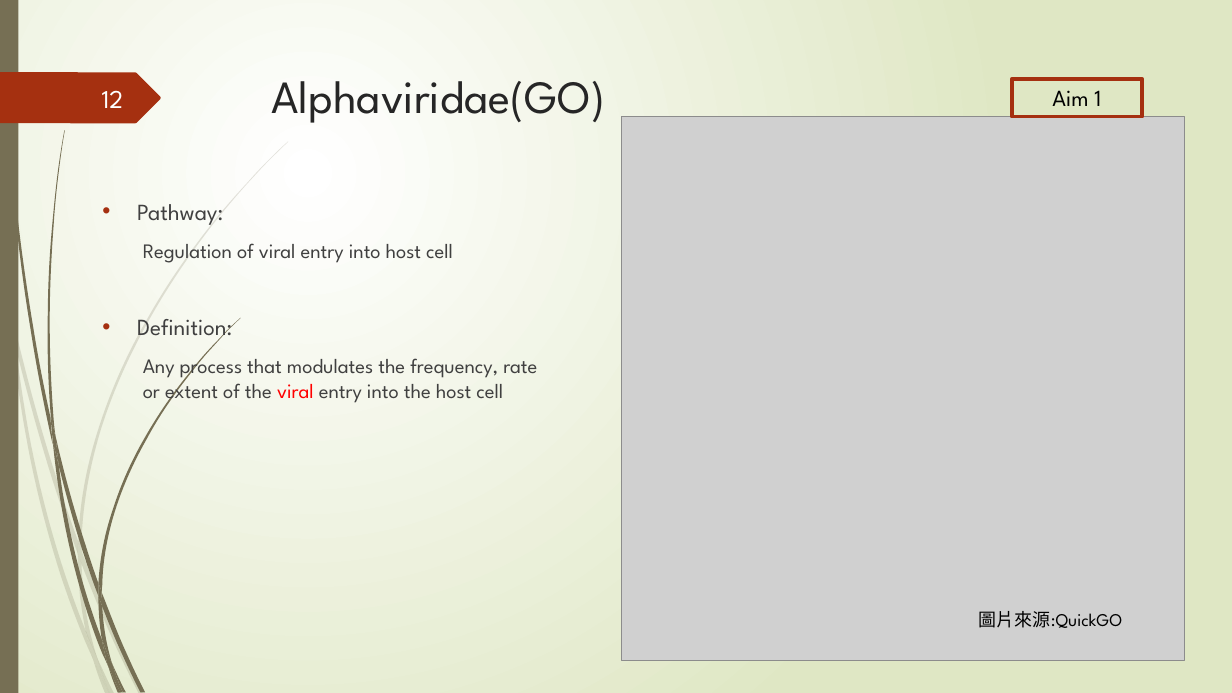
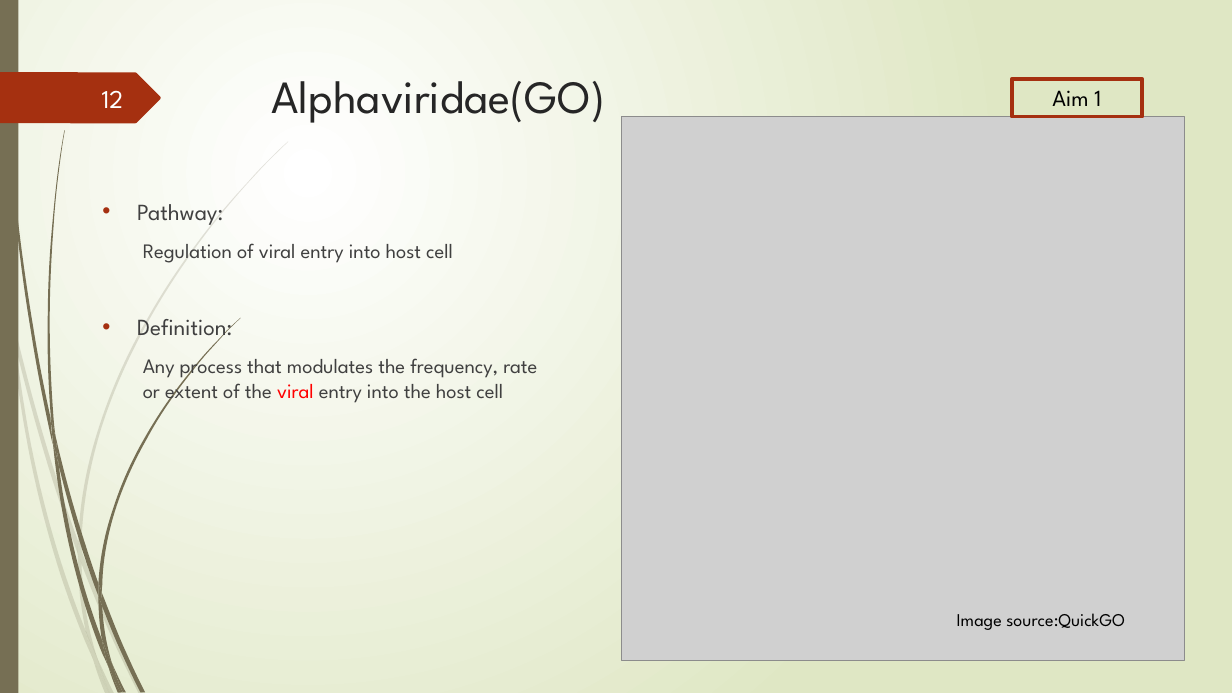
Before and after one commit to Lai-jun-yan/Academia-Sinica-internship-project, a slide deck: slide 12 of 暑期實習進度報告/presentation_final.pptx. Drawn at 1232x693 pixels with LibreOffice and Linux fonts; fonts in the diff are those of the drawing; grey boxes stand for pictures. Boxes give left, top, right and bottom in pixels: in the first picture for what was removed or moved away, otherwise in the second. Text is boxed around its words. In the diff, an @@ line names an element or a change of style, - is before the commit and + after.

```diff
--- a/暑期實習進度報告/presentation_final.pptx
+++ b/暑期實習進度報告/presentation_final.pptx
@@ text at (957,613,1125,630): text changed @@
-圖片來源:QuickGO
+Image source:QuickGO
```
Also in this commit, not shown: 8 other slides changed, 2 slides added.
